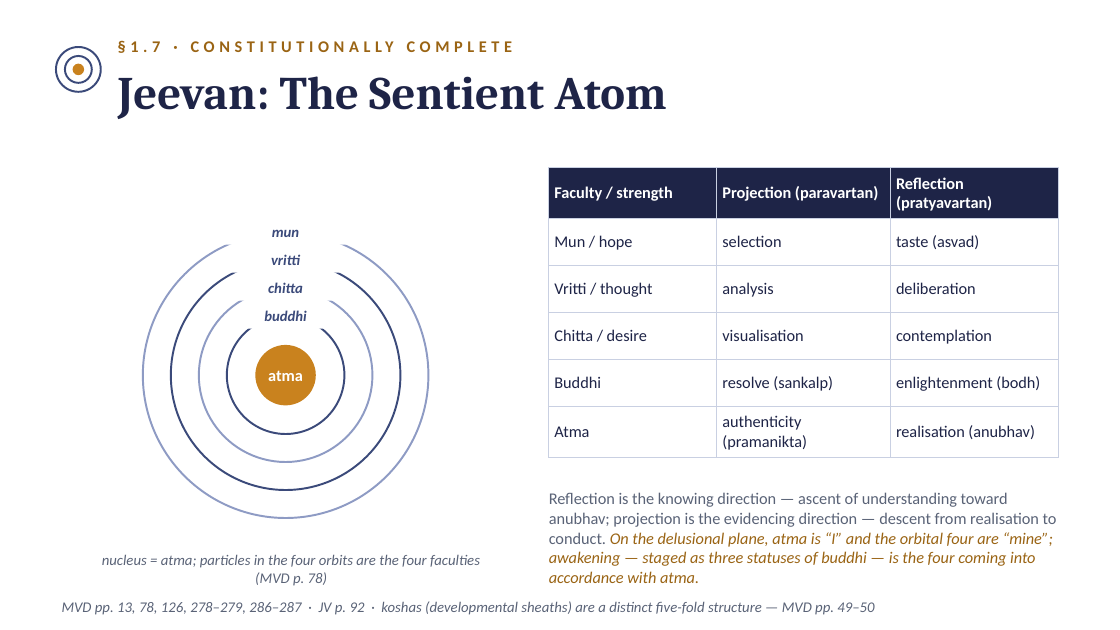
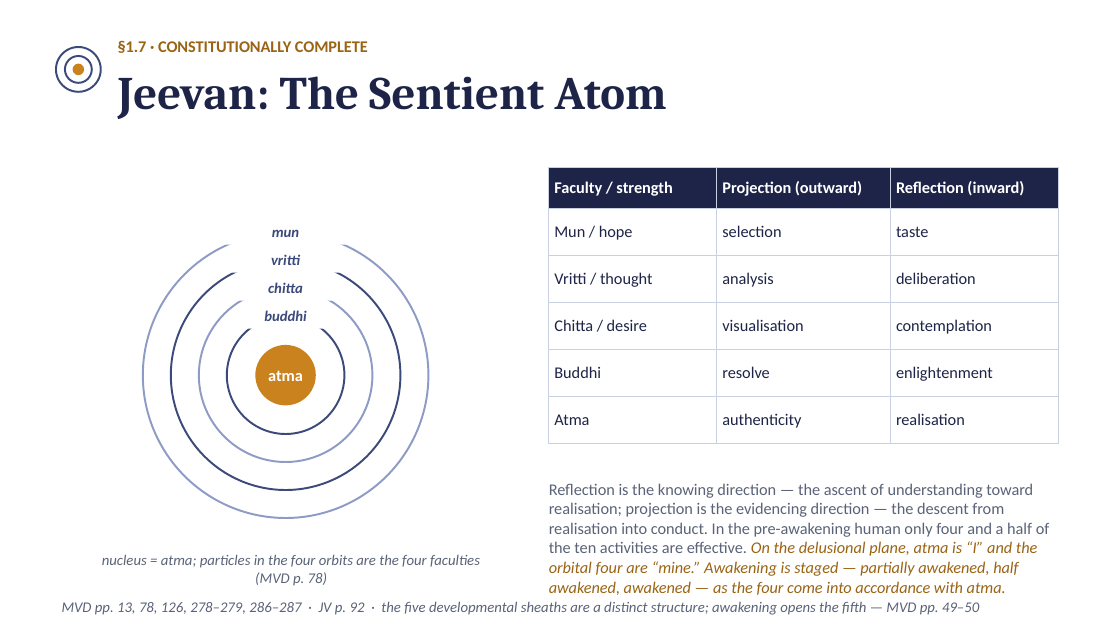
Before and after one commit to raghavamohan/AnalyticMadhyasthDarshan, a slide deck: slide 11 of Studies/The-Ontology-of-Coexistence/The-Ontology-of-Existence-Madhyasth-Darshan.pptx. Drawn at 1120x630 pixels with LibreOffice and Linux fonts; fonts in the diff are those of the drawing. Boxes give left, top, right and bottom in pixels: in the first picture for what was removed or moved away, otherwise in the second. Text is boxed around its words. In the diff, an @@ line names an element or a change of style, - is before the commit and + after.

```diff
--- a/Studies/The-Ontology-of-Coexistence/The-Ontology-of-Existence-Madhyasth-Darshan.pptx
+++ b/Studies/The-Ontology-of-Coexistence/The-Ontology-of-Existence-Madhyasth-Darshan.pptx
@@ text "§1.7 · CONSTITUTIONALLY COMPLETE" at <box>118,40,368,53</box>: letter spacing 3 to 0 pt @@
@@ table at <box>549,168,1058,535</box> @@
-row 1, column 2: Projection (paravartan)
+row 1, column 2: Projection (outward)
-row 1, column 3: Reflection (pratyavartan)
+row 1, column 3: Reflection (inward)
-row 2, column 3: taste (asvad)
+row 2, column 3: taste
-row 5, column 2: resolve (sankalp)
+row 5, column 2: resolve
-row 5, column 3: enlightenment (bodh)
+row 5, column 3: enlightenment
-row 6, column 2: authenticity (pramanikta)
+row 6, column 2: authenticity
-row 6, column 3: realisation (anubhav)
+row 6, column 3: realisation
@@ text at <box>549,483,1050,595</box>: text changed; text colour #9A6414 to #5A6377; italic off @@
-Reflection is the knowing direction — ascent of understanding toward anubhav; projection is the evidencing direction — descent from realisation to conduct. On the delusional plane, atma is “I” and the orbital four are “mine”; awakening — staged as three statuses of buddhi — is the four coming into accordance with atma.
+Reflection is the knowing direction — the ascent of understanding toward realisation; projection is the evidencing direction — the descent from realisation into conduct. In the pre-awakening human only four and a half of the ten activities are effective. On the delusional plane, atma is “I” and the orbital four are “mine.” Awakening is staged — partially awakened, half awakened, awakened — as the four come into accordance with atma.
@@ text at <box>62,601,979,615</box>: text changed @@
-MVD pp. 13, 78, 126, 278–279, 286–287 · JV p. 92 · koshas (developmental sheaths) are a distinct five-fold structure — MVD pp. 49–50
+MVD pp. 13, 78, 126, 278–279, 286–287 · JV p. 92 · the five developmental sheaths are a distinct structure; awakening opens the fifth — MVD pp. 49–50
```
Also in this commit, not shown: 18 other slides changed, 1 slide added.
